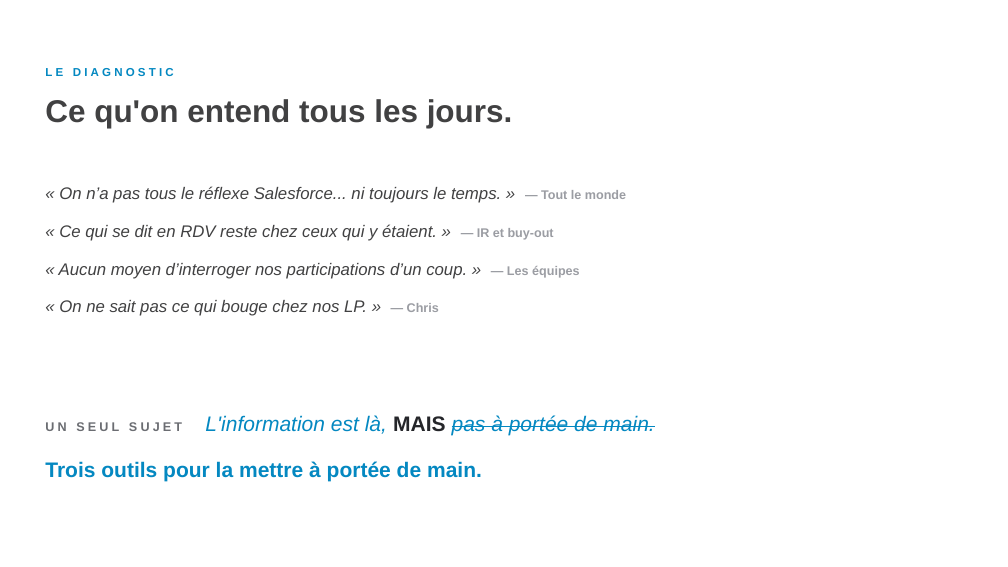
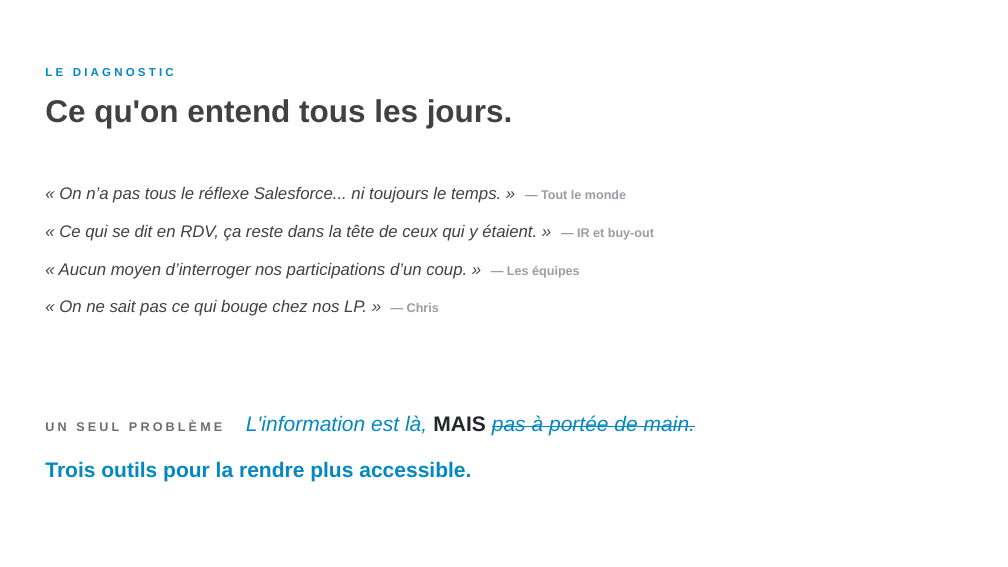
Before and after one commit to felixuniversityca-svg/task-dashboard, a slide deck: slide 4 of LIA-concretement-Capital-Croissance.pptx. Drawn at 1008x567 pixels with LibreOffice and Linux fonts; fonts in the diff are those of the drawing. Boxes give left, top, right and bottom in pixels: in the first picture for what was removed or moved away, otherwise in the second. Text is boxed around its words. In the diff, an @@ line names an element or a change of style, - is before the commit and + after.

```diff
--- a/LIA-concretement-Capital-Croissance.pptx
+++ b/LIA-concretement-Capital-Croissance.pptx
@@ text at (x1=59, y1=224, x2=654, y2=241): text changed @@
-« Ce qui se dit en RDV reste chez ceux qui y étaient. » — IR et buy-out
+« Ce qui se dit en RDV, ça reste dans la tête de ceux qui y étaient. » — IR et buy-out
@@ text at (x1=45, y1=415, x2=695, y2=436): text changed @@
-UN SEUL SUJET L'information est là, MAIS pas à portée de main.
+UN SEUL PROBLÈME L'information est là, MAIS pas à portée de main.
@@ text at (x1=45, y1=461, x2=471, y2=481): text changed @@
-Trois outils pour la mettre à portée de main.
+Trois outils pour la rendre plus accessible.
```
Also in this commit, not shown: 8 other slides changed.
